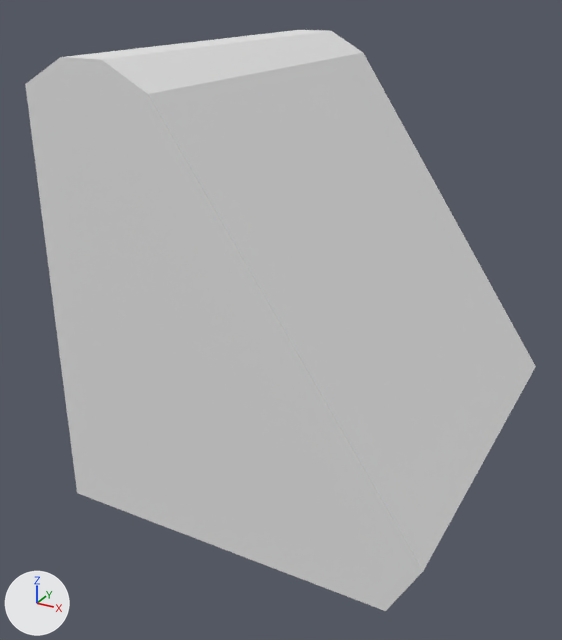
Two versions of the FBX model Content/MyMeshes/Doodads/blends&fbx/computerTerminalFlat.fbx, one commit apart.
Both versions are drawn from a 50 mm camera at (1.48, -5.83, 1.39) aimed at (-0.25, -2.68, -0.19). The axes (+X, +Y, +Z) are drawn at lower left. The lights are the same throughout.
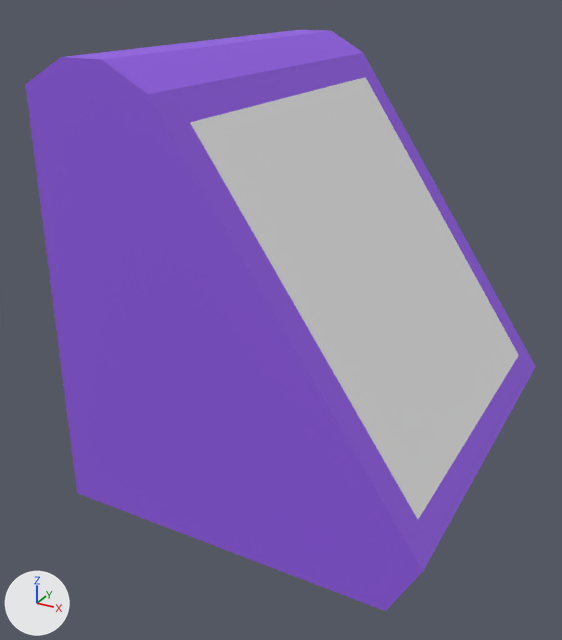
Location of each change, (x1, y1, x2, y2) in pixels of the pictures (562 x 640 px):
'Cube.001', recoloured (white to purple): (25, 30, 536, 611) in both
part 1 of me_cube_001, built on: (148, 53, 536, 571) in both

The edits, one by one:
Material 'Material' (mat_material) changes colour from white #e7e7e7 to purple #935ce7; in linear values from (0.8, 0.8, 0.8) to (0.29, 0.106, 0.8).
Material 'Material.003' (mat_material_003) is new.
Its base color is (0.8, 0.8, 0.8) (white #e7e7e7).
Its roughness is 0.69.
me_cube_001 has 14 vertices, 9 faces and spans x -1.0..0.81, y -1.0..1.0, z -1.0..1.11.
me_cube_001 is used by ob_cube_001; location (0.0, -2.466, 0.0).
Verts and faces of me_cube_001; kept vertices keep their numbers, new ones are numbered from 14.
Before the commit, vertices of me_cube_001: 6 (-0.38, 1.0, 1.0) at pixel (363, 52), 7 (-0.38, -1.0, 1.0) at pixel (148, 94), 8 (0.81, 1.0, -0.73) at pixel (535, 366), 9 (0.81, -1.0, -0.73) at pixel (423, 571).
Part 1, on me_cube_001:
Faces deleted: (6, 7, 9, 8).
New vertex 14 is at (-0.3, 0.86, 0.88), pixel (365, 77).
New vertex 15 is at (-0.3, -0.86, 0.88), pixel (189, 122).
New vertex 16 is at (0.73, 0.86, -0.61), pixel (518, 355).
New vertex 17 is at (0.73, -0.86, -0.61), pixel (418, 519).
New faces: (14, 15, 17, 16) (mat_material_003 (white #e7e7e7)).
New faces: (6, 7, 15, 14), (8, 16, 17, 9), (6, 14, 16, 8), (7, 9, 17, 15) (mat_material (purple #935ce7)).
me_cube_001 now uses material mat_material_003 (white #e7e7e7).
